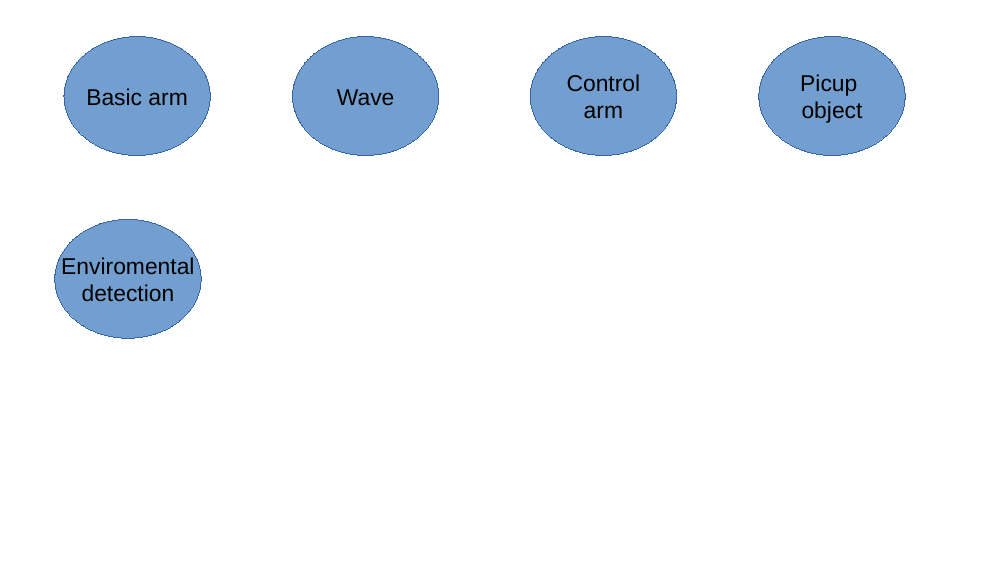
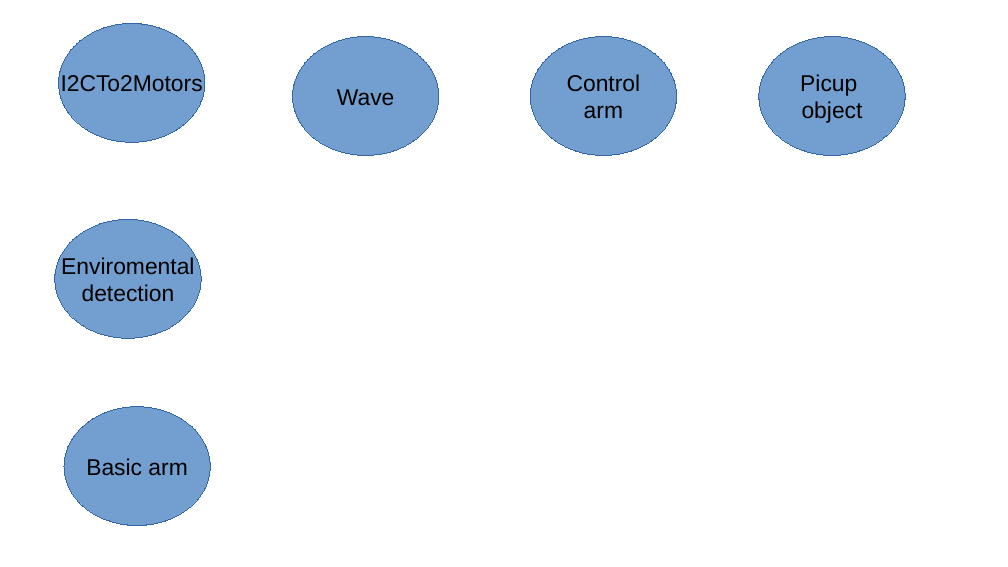
Before and after one commit to NGliese/RPI_Robot_Aarm, a slide deck: slide 3 of docs/powerpoint/Overall/Project_Plan.odp. Drawn at 1008x567 pixels with LibreOffice and Linux fonts; fonts in the diff are those of the drawing. Boxes give left, top, right and bottom in pixels: in the first picture for what was removed or moved away, otherwise in the second. Text is boxed around its words. In the diff, an @@ line names an element or a change of style, - is before the commit and + after.

```diff
--- a/docs/powerpoint/Overall/Project_Plan.odp
+++ b/docs/powerpoint/Overall/Project_Plan.odp
@@ ellipse added at (59,24,205,143), fill #729FCF, outline #3465A4 0 pt, 18 pt, text #000000 @@
+I2CTo2Motors
@@ ellipse "Basic arm": place and size @@
-ellipse "Basic arm" at (64,37,210,155)
+ellipse "Basic arm" at (64,407,210,526)
```
Also in this commit, not shown: 17 other files.
